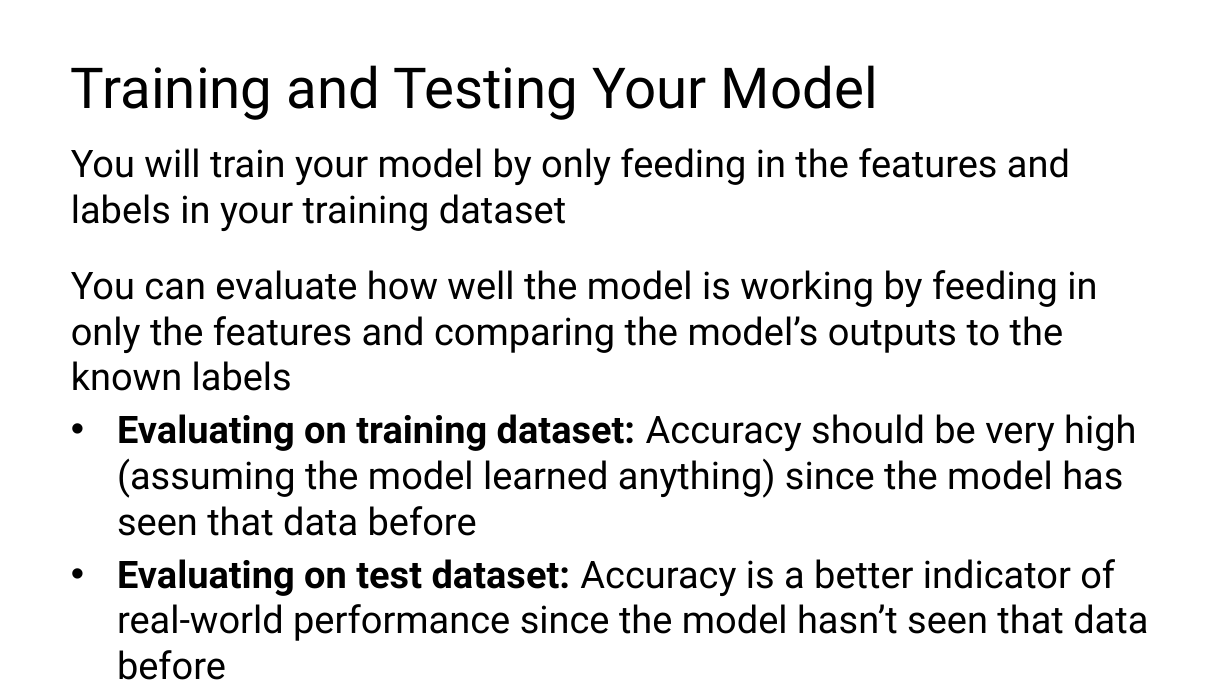
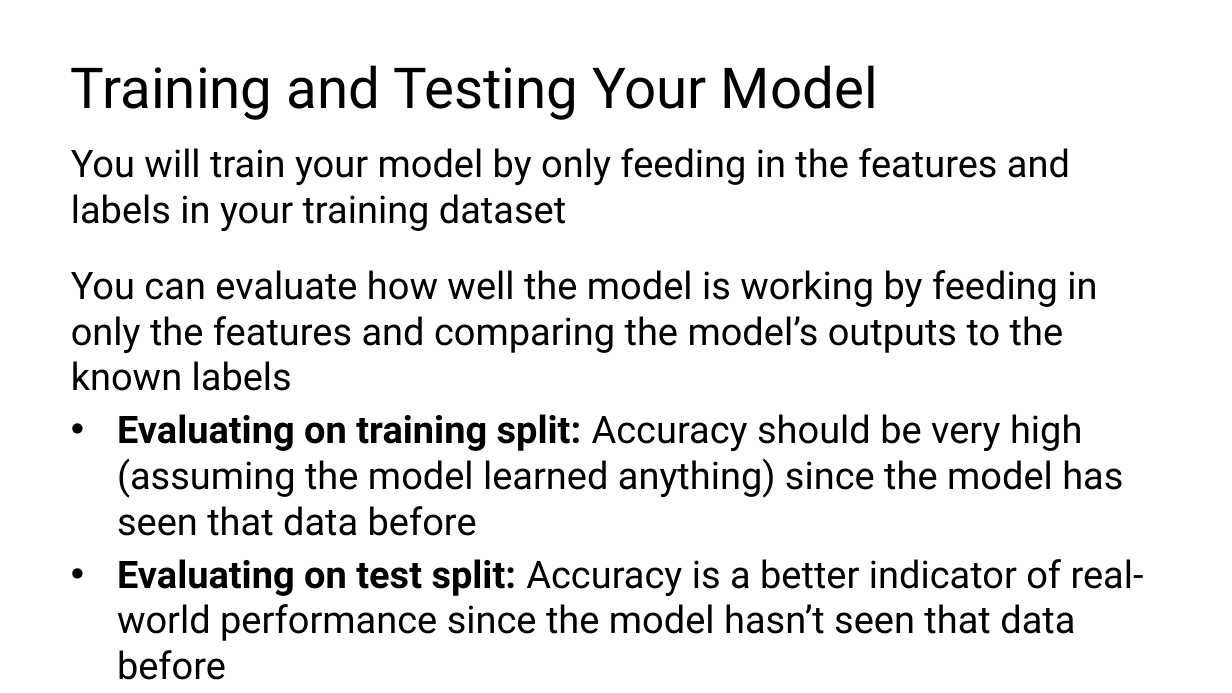
Before and after one commit to C4M-UofT/C4M-UofT.github.io, a slide deck: slide 50 of lectures/winter/6_ml_workflow/MachineLearning_tutorial.pptx (slide 51 before the commit). Drawn at 1232x693 pixels with LibreOffice and Linux fonts; fonts in the diff are those of the drawing. Boxes give left, top, right and bottom in pixels: in the first picture for what was removed or moved away, otherwise in the second. Text is boxed around its words. In the diff, an @@ line names an element or a change of style, - is before the commit and + after.

Commit message:
updating slides

```diff
--- a/lectures/winter/6_ml_workflow/MachineLearning_tutorial.pptx
+++ b/lectures/winter/6_ml_workflow/MachineLearning_tutorial.pptx
@@ text at (117,414,1144,680): text changed @@
-• Evaluating on training dataset: Accuracy should be very high (assuming the model learned anything) since the model has seen that data before
-• Evaluating on test dataset: Accuracy is a better indicator of real-world performance since the model hasn’t seen that data before
+• Evaluating on training split: Accuracy should be very high (assuming the model learned anything) since the model has seen that data before
+• Evaluating on test split: Accuracy is a better indicator of real-world performance since the model hasn’t seen that data before
```
Also in this commit, not shown: 6 other slides changed, 2 slides added, 1 other file.
